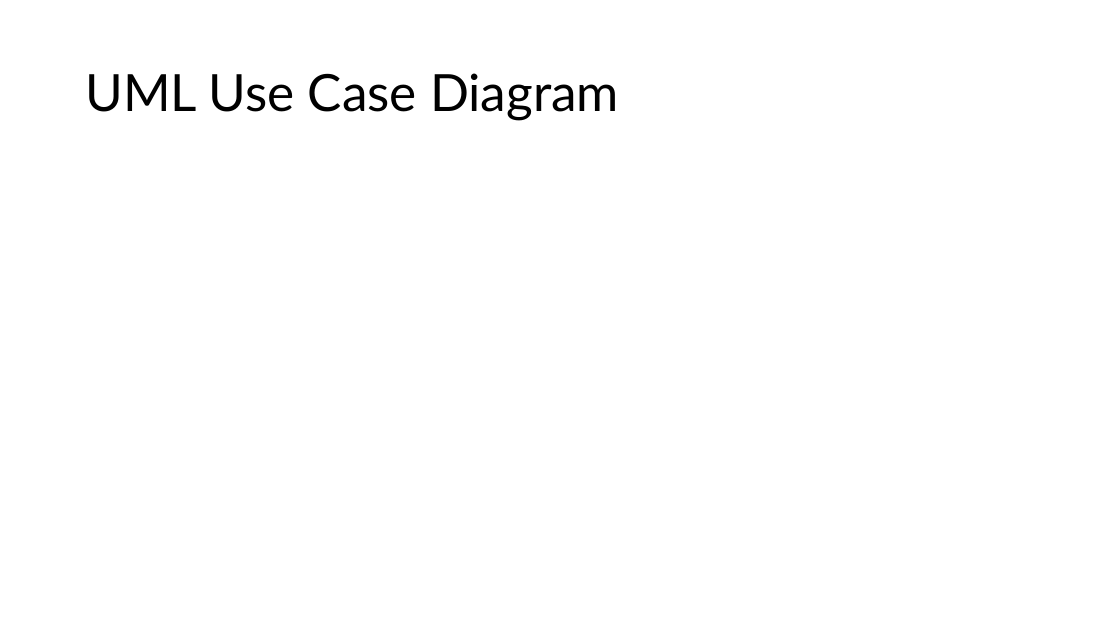
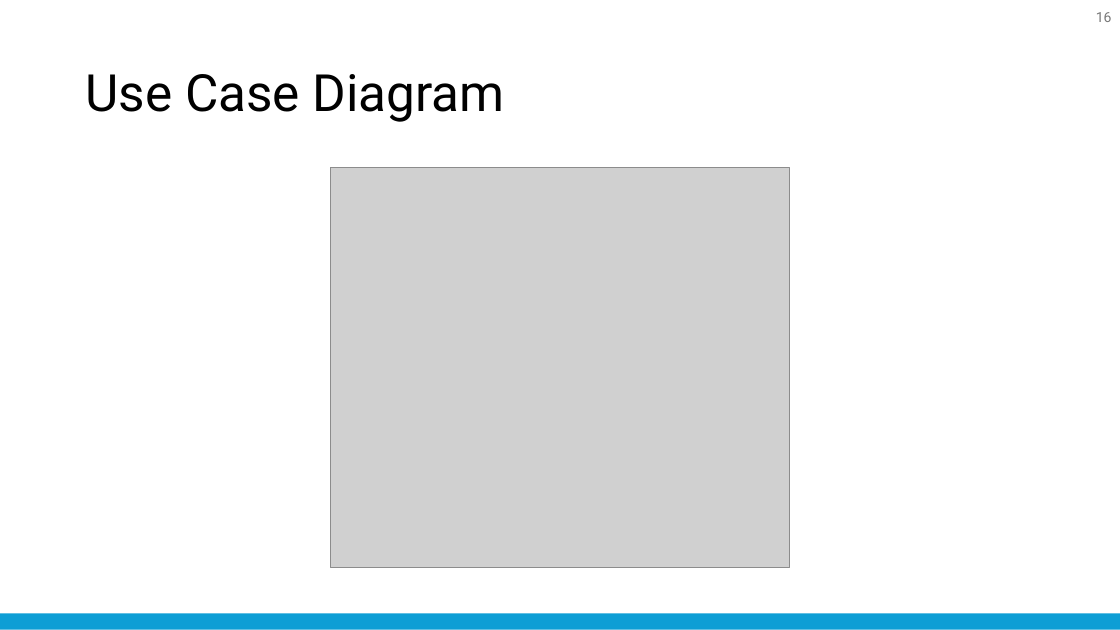
Before and after one commit to nattapong232/DentistBooking, a slide deck: slide 16 of SRS.pptx (slide 8 before the commit). Drawn at 1120x630 pixels with LibreOffice and Linux fonts; fonts in the diff are those of the drawing; grey boxes stand for pictures. Boxes give left, top, right and bottom in pixels: in the first picture for what was removed or moved away, otherwise in the second. Text is boxed around its words. In the diff, an @@ line names an element or a change of style, - is before the commit and + after.

```diff
--- a/SRS.pptx
+++ b/SRS.pptx
@@ page number added at [1096,12,1112,22], 12 pt, text #797979 @@
+16
@@ title at [85,74,505,122]: text changed; font Lato to Roboto @@
-UML Use Case Diagram
+Use Case Diagram
@@ picture added at [330,168,790,568] @@
@@ rounded rectangle added at [0,613,1120,629], fill #0E9ED5 @@
```
Also in this commit, not shown: 6 other slides changed, 13 slides added, 3 slides removed, 12 other files.
